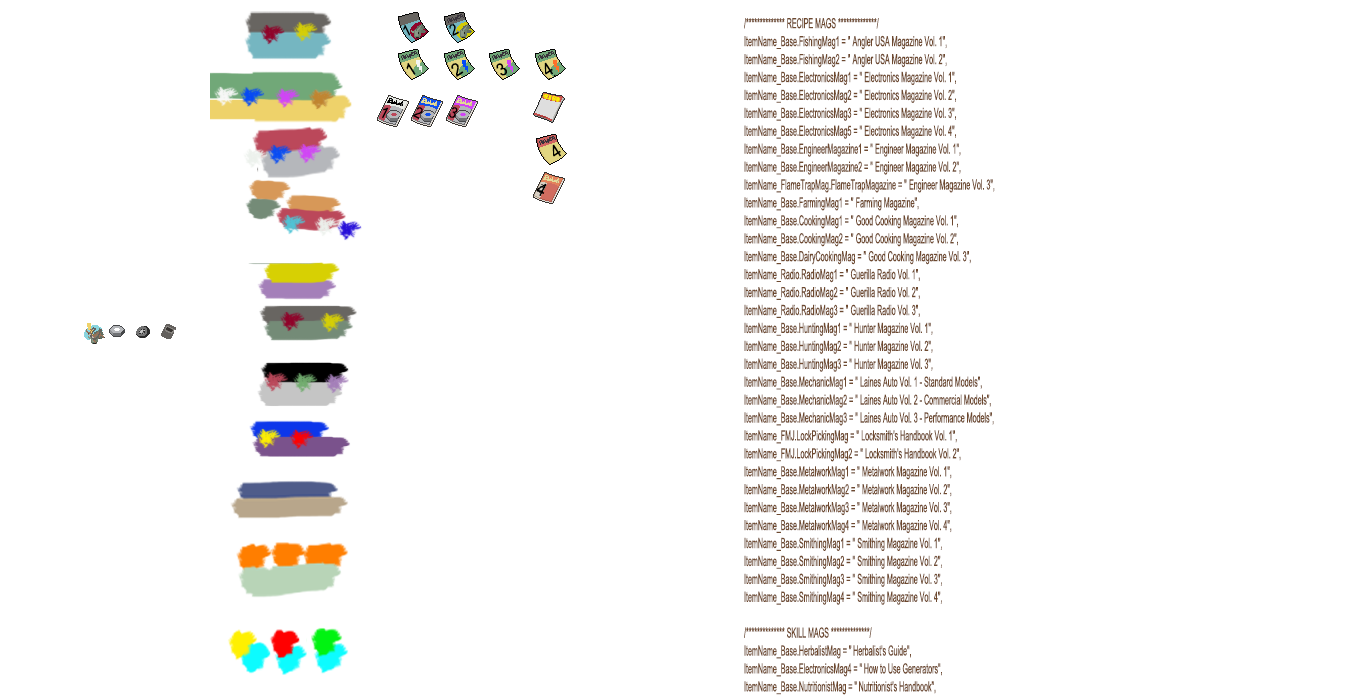
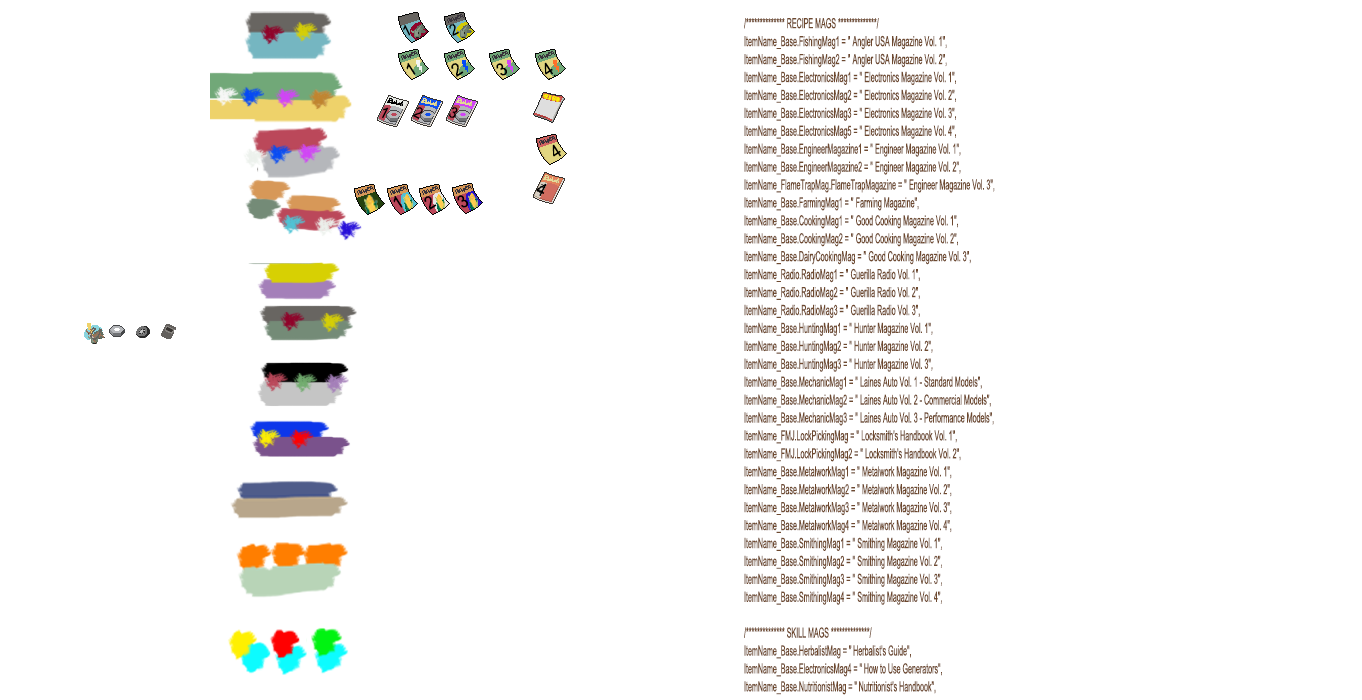
Before/after of a w=1362, h=700 layered artwork. What changed in the layer stack:
added group "Cooking 3" with 7 layers above "Cooking 2" over (452, 183, 483, 214)
added layer "border" (2nd of 17, in "Cooking 3") in group "Cooking 3" over (452, 183, 483, 214)
added layer "vorn" (1st of 3, in "Cooking 3") in group "Cooking 3" over (468, 193, 478, 212)
added layer "banner" (1st of 11, in "Cooking 3") in group "Cooking 3" over (453, 184, 473, 197)
added layer "Layer 30" in group "Cooking 3" over (466, 184, 483, 211)
added layer "sheet" (1st of 10, in "Cooking 3") in group "Cooking 3" over (455, 191, 482, 213)
added group "Cooking 2" with 7 layers above "Cooking 1" over (419, 184, 450, 215)
added layer "border" (3rd of 17, in "Cooking 2") in group "Cooking 2" over (419, 184, 450, 215)
added layer "banner" (2nd of 11, in "Cooking 2") in group "Cooking 2" over (420, 185, 440, 198)
added layer "Layer 29" in group "Cooking 2" over (433, 185, 450, 212)
added layer "sheet" (2nd of 10, in "Cooking 2") in group "Cooking 2" over (422, 192, 449, 214)
added group "Cooking 1" with 7 layers above "Farming" over (387, 184, 418, 215)
added layer "border" (4th of 17, in "Cooking 1") in group "Cooking 1" over (387, 184, 418, 215)
added layer "banner" (3rd of 11, in "Cooking 1") in group "Cooking 1" over (388, 185, 408, 198)
added layer "Layer 28" in group "Cooking 1" over (401, 185, 418, 212)
added layer "sheet" (3rd of 10, in "Cooking 1") in group "Cooking 1" over (390, 192, 417, 214)
added group "Farming" with 5 layers above "Eng 2" over (354, 184, 385, 215)
added layer "border" (5th of 17, in "Farming") in group "Farming" over (354, 184, 385, 215)
added layer "corn" in group "Farming" over (364, 195, 378, 215)
added layer "banner" (4th of 11, in "Farming") in group "Farming" over (355, 185, 375, 198)
added layer "sheet" (4th of 10, in "Farming") in group "Farming" over (357, 192, 384, 214)
…and 9 more changes (9 added)
